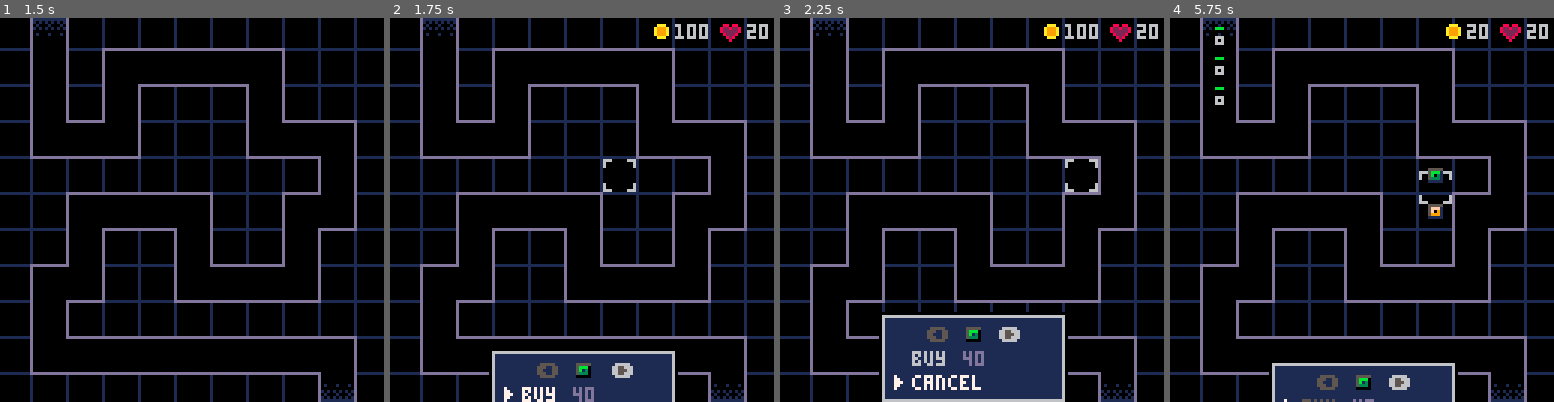
Above: before the commit, frames 1-4 (left to right).
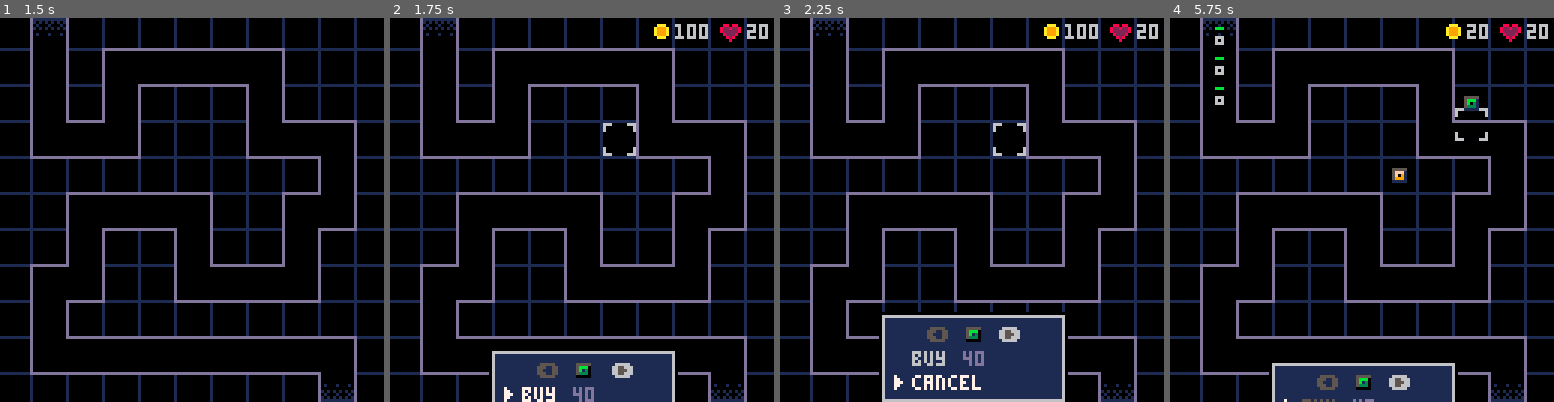
Above: after the commit, the same moments.

Repository: beardedsakimonkey/pixel_td.p8
Game: PICO-8 cartridge pixel_td.p8
Same seed, same stepped clock (60 frames per second), same inputs: the game is played once before the commit and once after it.
Inputs:
- Up to frame 1 (1.5 s): tap X (X key) at 0.33, 1.07 s; tap O (Z key) at 0.7 s
- Up to frame 2 (1.75 s): hold Right from 1.6 s (still down); tap O (Z key) at 1.7 s
- Up to frame 3 (2.25 s): tap X (X key) at 1.85 s; release Right at 2.1 s; tap O (Z key) at 2.1 s; hold Up from 2.15 s (still down)
- Up to frame 4 (5.75 s): release Up at 2.42 s; hold Right 2.47-3.03 s; tap O (Z key) every 0.4 s from 2.5 to 5.7 s; tap X (X key) at 2.97, 4.08, 5.2 s; hold Left 3.08-3.58 s; hold Down 3.63-3.97 s; hold Right 4.02-4.68 s; hold Up 4.73-5.03 s; hold Left 5.08-5.68 s; hold Down from 5.73 s (still down)

Frame 1 is identical in both runs. In frame 2, 0.2% of the frame differs, in the area x 55-65%, y 27-46%; in frame 3, 0.2%; in frame 4, 0.8%, in the area x 57-83%, y 20-53%.

Commit message:
support variable sized hitbox for red tower

Diff:
--- a/bullet.lua
+++ b/bullet.lua
@@ -1,15 +1,18 @@
--- Todo: support variable hitbox
-local function collide(blt, enmy)
-    return blt.x > enmy.x-1 and blt.x < enmy.x+1
-       and blt.y > enmy.y-1 and blt.y < enmy.y+1
-end
-
 -- Todo: perf
 local function is_in_range(enmy, twr)
     return (enmy.x - twr.x)^2 + (enmy.y - twr.y)^2 < get_twr_range(twr)^2
 end
 
 -- Red -------------------------------------------------------------------------
+
+local function collide(blt, enmy)
+    local left  = enmy.x - enmy.width/2
+    local right = enmy.x + enmy.width/2
+    local top   = enmy.y - enmy.height/2
+    local bot   = enmy.y + enmy.height/2
+    return blt.x >= left and blt.x <= right
+       and blt.y >= top  and blt.y <= bot
+end
 
 local function update_bullet_red(twr, blt)
     local enmy = blt.enemy
--- a/enemy.lua
+++ b/enemy.lua
@@ -21,6 +21,20 @@
 local MAX_DEATH_AGE = 3
 
 local function make_enemy(type, max_hp, gold, dx, dy)
+    local width, height
+    if type == ENMY.circ then
+        width, height = 3, 3
+    elseif type == ENMY.square then
+        width, height = 3, 3
+    elseif type == ENMY.diamond then
+        width, height = 5, 5
+    elseif type == ENMY.arrow then
+        width, height = 5, 5
+    elseif type == ENMY.rect then
+        width, height = 5, 3
+    elseif type == ENMY.boss then
+        width, height = 5, 5
+    end
     add(enemies, {
         type=type,
         x=path_points[1].x,
@@ -30,6 +44,7 @@
         slow=1, slow_dur=0,
         gold=gold,
         death_age=nil,
+        width=width, height=height, -- for collision detection
     })
 end
 
@@ -148,6 +163,14 @@
         end
         -- update position
         move_enemy(enmy)
+        -- update hitbox
+        if enmy.type == ENMY.arrow then
+            if enmy.dx ~= 0 then
+                enmy.width, enmy.height = 3, 5
+            else
+                enmy.width, enmy.height = 5, 3
+            end
+        end
     end)
     foreach(enemies, function(enmy)
         -- delete enemy
--- a/selection.lua
+++ b/selection.lua
@@ -1,5 +1,5 @@
 function init_selection()
-    local init_pos = {x=5, y=4}
+    local init_pos = {x=5, y=3}
     local p = g2p(init_pos)
     sel = {
         dst_x=p.left,      dst_y=p.top,
